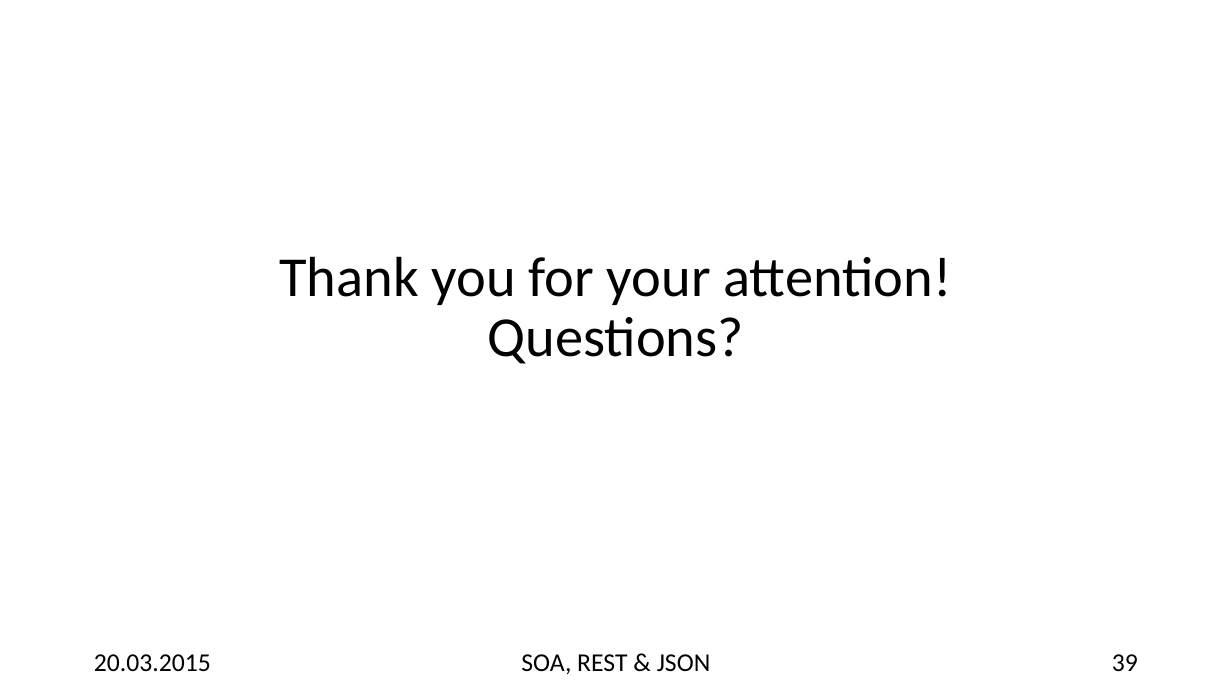
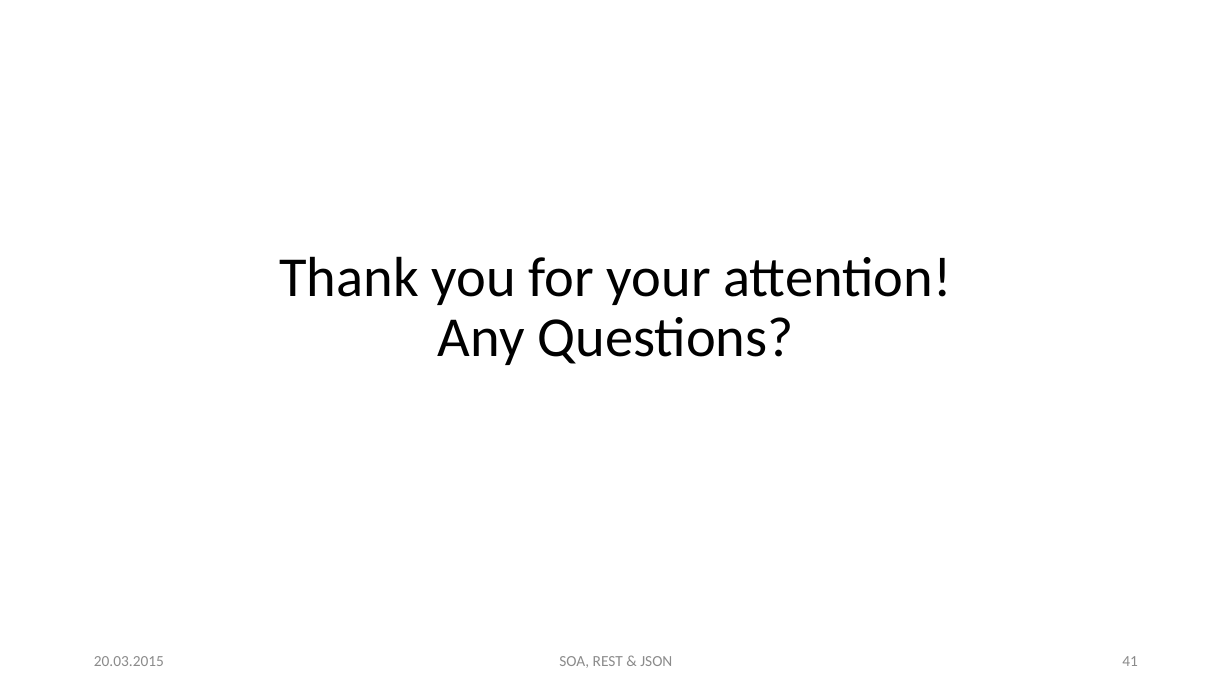
Before and after one commit to hsiegel-tgm/SOA2, a slide deck: slide 41 of p2.pptx (slide 39 before the commit). Drawn at 1232x693 pixels with LibreOffice and Linux fonts; fonts in the diff are those of the drawing. Boxes give left, top, right and bottom in pixels: in the first picture for what was removed or moved away, otherwise in the second. Text is boxed around its words. In the diff, an @@ line names an element or a change of style, - is before the commit and + after.

```diff
--- a/p2.pptx
+++ b/p2.pptx
@@ title at <box>279,256,951,365</box>: text changed @@
-Thank you for your attention!
-Questions?
+Thank you for your attention!
+Any Questions?
@@ text "20.03.2015" at <box>94,656,164,666</box>: size 20 to 12 pt, text colour #000000 to #8C8C8C @@
@@ text "SOA, REST & JSON" at <box>559,656,672,668</box>: size 20 to 12 pt, text colour #000000 to #8C8C8C @@
@@ page number at <box>1122,656,1138,666</box>: text changed; size 20 to 12 pt; text colour #000000 to #8C8C8C @@
-39
+41
```
Also in this commit, not shown: 36 other slides changed, 5 slides added, 3 slides removed.
